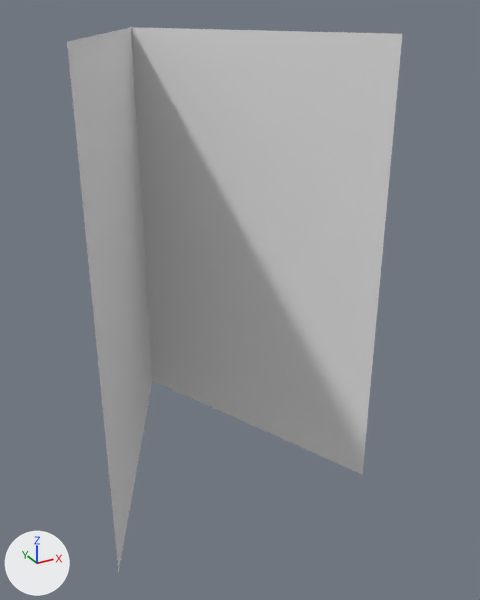
The FBX model Assets/Models/Restaurant/Menu Card.fbx as it was, and as the next commit left it.
Both versions are drawn from a 50 mm lens placed at (-1.7, -2.0, 1.09), pointed at (-0.33, 0.5, -0.16). The lights are fixed; the arrows at lower left show +X, +Y and +Z.
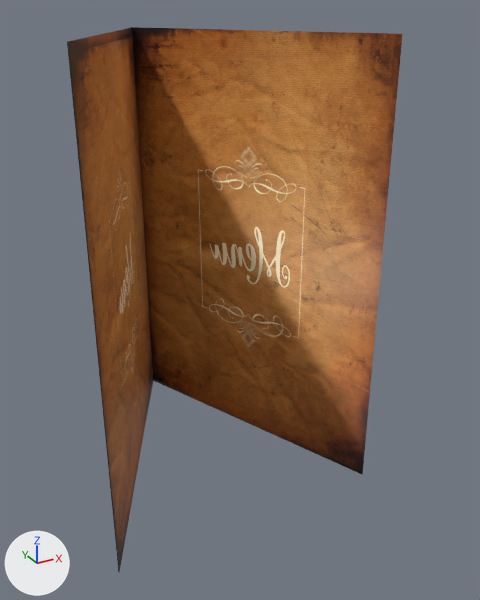
What differs and where, as boxes (x1, y1, x2, y2) in the pictures (480 x 600 px):
part 1 of me_cube, built on
    before: (67, 27, 153, 572)
    after: (67, 27, 363, 572)
part 2 of me_cube, recoloured (grey to brown)
    both: (184, 29, 402, 471)

The edits, one by one:
Picture 'MenuCard.jpg' (img_menucard_jpg) is new.
Material 'Material.001' (mat_material_001) is new.
Its texture is img_menucard_jpg.
me_cube is used by ob_cube; location (0.0, 0.0, 0.0).
Verts and faces of me_cube; kept vertices keep their numbers, new ones are numbered from 6.
Before the commit, vertices of me_cube: 1 (0.1, 0.03, -1.0) at pixel (362, 474), 2 (-0.46, 1.36, 1.0) at pixel (131, 27), 3 (-0.46, 1.36, -1.0) at pixel (152, 380), 4 (-1.15, 0.01, 1.0) at pixel (66, 41), 5 (-1.15, 0.01, -1.0) at pixel (118, 572).
me_cube had 6 vertices, 2 faces and spanned x -1.15..0.1, y 0.01..1.36, z -1.0..1.0.
me_cube no longer uses material mat_material (white #e7e7e7).
me_cube now has 12 vertices, 7 faces and spans x -1.15..0.1, y 0.01..1.36, z -1.0..1.0.
Part 1, on me_cube:
Faces deleted: (2, 3, 5, 4).
New vertices 6 to 9 stand at vertices 2 to 5, in that order, plus (0.0, 0.0, 0.0).
New vertex 10 is at (0.09, 0.03, -0.98), pixel (362, 471).
New vertex 11 is at (-0.46, 1.36, -0.98), pixel (153, 377).
New faces: (4, 8, 9, 5), (6, 7, 9, 8), (3, 5, 9, 7), (2, 6, 8, 4), (2, 3, 7, 6), (1, 10, 11, 3).
me_cube part 2: 1 face spanning x -0.46..0.1, y 0.03..1.36, z -1.0..1.0 switches from mat_material (white #e7e7e7) to mat_material_001 (picture img_menucard_jpg).
me_cube now uses material mat_material_001 (picture img_menucard_jpg).
